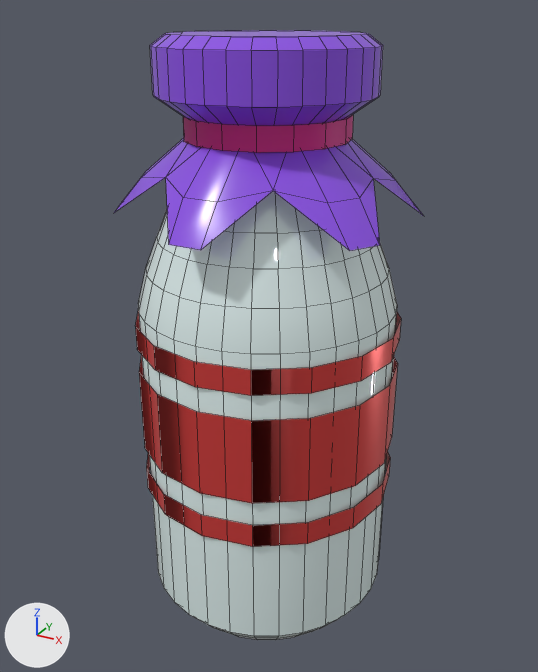
The FBX model Assets/Models/milk.fbx, before and after one commit.
The view is the same before and after, from a 50 mm camera at (2.63, -4.77, 2.6) aimed at (-0.02, 0.05, 0.19). The lights are fixed; the arrows at lower left show +X, +Y and +Z. The picture after the commit comes second. Mesh edges are drawn as thin lines. Where no turn or scale is listed for an object, it has been applied to the vertices. Vertices at exactly the same position are counted once.

Names of what the first picture shows: 'bottle'.
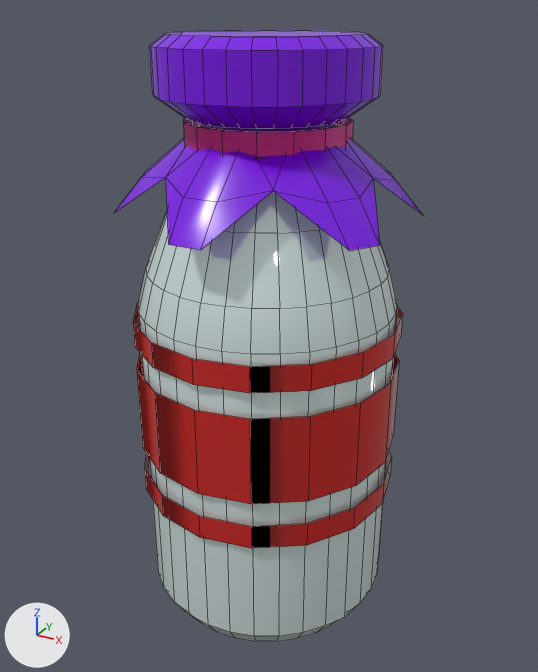
Where the newer file only moved an object's origin or applied its transform, the numbers keep the older frame.

What differs and where, as boxes [x1, y1, x2, y2] in the pictures (538 x 672 px; the box of a moved part takes in the faces that stretch with it):
'bottle', recoloured, surface changed, reshaped
    before: [115, 30, 423, 640]
    after: [115, 30, 423, 642]
part 1 of me_円柱, moved or reshaped
    before: [183, 115, 353, 153]
    after: [183, 117, 353, 157]
part 2 of me_円柱, moved or reshaped
    before: [139, 356, 398, 504]
    after: [137, 353, 399, 504]
part 3 of me_円柱, moved or reshaped
    before: [135, 311, 401, 396]
    after: [133, 303, 403, 393]
part 4 of me_円柱, moved or reshaped
    before: [196, 311, 397, 640]
    after: [192, 311, 397, 642]
part 5 of me_円柱, reshaped
    both: [146, 30, 389, 309]
part 6 of me_円柱, moved or reshaped
    before: [147, 452, 390, 547]
    after: [145, 452, 392, 548]

The change, as a diff of the scene's bpy script:
```diff
--- a/Assets/Models/milk.fbx.py
+++ b/Assets/Models/milk.fbx.py
@@ mat_vinyl @@
 mat_vinyl = principled_material('Vinyl')
-mat_vinyl.base_color = (0.267, 0.0804, 0.787)  # purple #8d50e5
+mat_vinyl.base_color = (0.207, 0.0, 0.787)  # purple #7e00e5
 mat_vinyl.roughness = 0.25
@@ mat_bottle @@
 mat_bottle.base_color = (0.821, 0.96, 0.951)  # white #eafaf9
-mat_bottle.metallic = 0.145
+mat_bottle.metallic = 0.4
 mat_bottle.roughness = 0.02
@@ mat_label @@
 mat_label = principled_material('Label')
-mat_label.base_color = (0.8, 0.0634, 0.0598)  # red #e74745
+mat_label.base_color = (0.8, 0.0316, 0.0278)  # red #e7322e
 mat_label.metallic = 0.385
-mat_label.roughness = 0.284
+mat_label.roughness = 0.02
@@ me_円柱 @@
 # used by ob_bottle; location = (0.068, 0.0, 1.633)
-me_円柱.from_pydata(...)  # 680 vertices, 571 faces; spans x -1.14..1.0, y -1.07..1.07, z -3.95..0.81
+me_円柱.from_pydata(...)  # 583 vertices, 473 faces; spans x -1.14..1.0, y -1.07..1.07, z -3.95..0.81
+# me_円柱 part 1: the loose piece of 64 vertices spanning x -0.67..0.53, y -0.6..0.6, z 0.12..0.29 is moved by (0.0, 0.0, -0.04)
+# me_円柱 part 2: the loose piece of 32 vertices spanning x -1.11..0.97, y -1.02..1.02, z -2.29..-1.61 is scaled about its middle by (1.01, 1.02, 1.02), then moved by (0.0, 0.0, 0.02)
+# me_円柱 part 3: the loose piece of 32 vertices spanning x -1.11..0.97, y -1.02..1.02, z -1.41..-1.22 is scaled about its middle by (1.01, 1.02, 1.02), then moved by (0.0, 0.0, 0.03)
+# me_円柱 part 4
+# 62 vertices are removed from x -0.99..0.85, y -0.92..0.92, z -3.83..-3.68
+# 96 faces are deleted
+# 4 vertices move from x 0.66..0.86, y -0.38..0.38, z -3.83..-3.57 to x 0.74..0.86, y -0.38..0.38, z -3.76..-3.59
+# 30 vertices are added at x -0.94..0.81, y -0.87..0.87, z -3.76
+# 64 new faces join them, mat_bottle (white #eafaf9)
+# me_円柱 part 5
+# 65 vertices are removed from x -0.89..0.76, y -0.83..0.83, z -0.59..0.81
+# 131 faces are deleted
+# 64 new faces join them, mat_bottle (white #eafaf9)
+# 1 new face joins them, mat_vinyl (purple #7e00e5)
+# me_円柱 part 6
+# 30 vertices are removed from x -1.03..0.97, y -1.02..1.02, z -2.67..-2.48
+# 16 faces are deleted
+# 2 vertices move within x -1.11, y 0.0, z -2.67..-2.48
+# 15 vertices are added at x -1.03..0.98, y -1.05..1.05, z -2.67
+# 15 new vertices lie (0.0, 0.0, 0.19) away from vertices in x -1.03..0.98, y -1.05..1.05, z -2.67
+# 16 new faces join them, mat_label (red #e7322e)
 me_円柱.materials.append(mat_vinyl)
```
